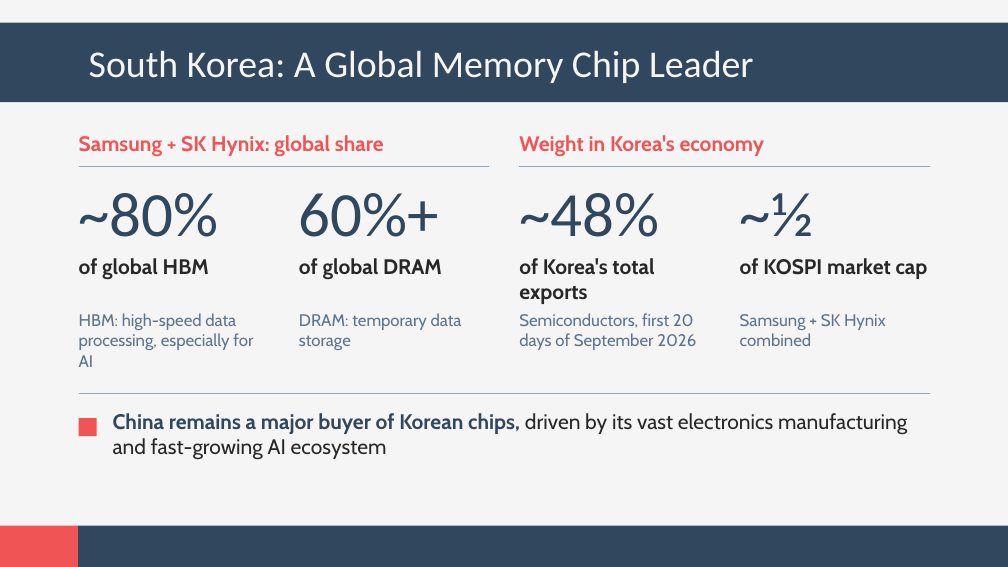
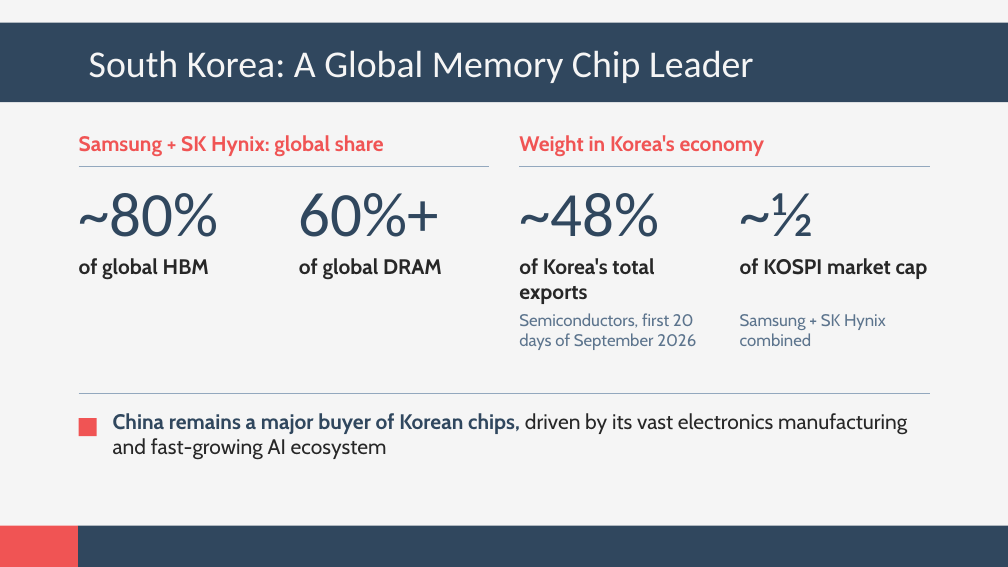
Before and after one commit to andyandrewc21-cyber/owner-repo, a slide deck: slide 4 of korea-china-trade.pptx. Drawn at 1008x567 pixels with LibreOffice and Linux fonts; fonts in the diff are those of the drawing. Boxes give left, top, right and bottom in pixels: in the first picture for what was removed or moved away, otherwise in the second. Text is boxed around its words. In the diff, an @@ line names an element or a change of style, - is before the commit and + after.

```diff
--- a/korea-china-trade.pptx
+++ b/korea-china-trade.pptx
@@ text removed at (79, 313, 253, 367) @@
-HBM: high-speed data processing, especially for AI
@@ text removed at (299, 313, 462, 350) @@
-DRAM: temporary data storage
```
Also in this commit, not shown: 1 other slide changed.
